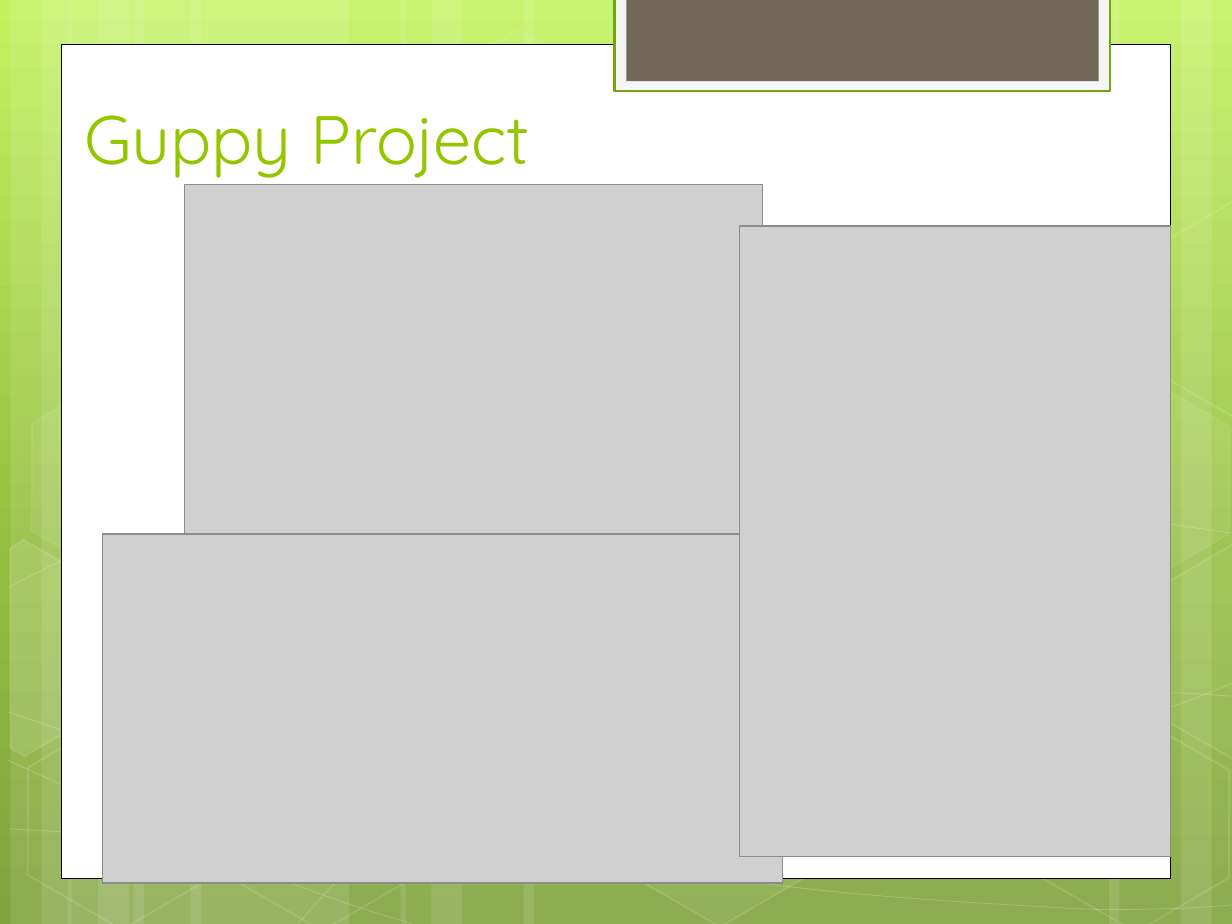
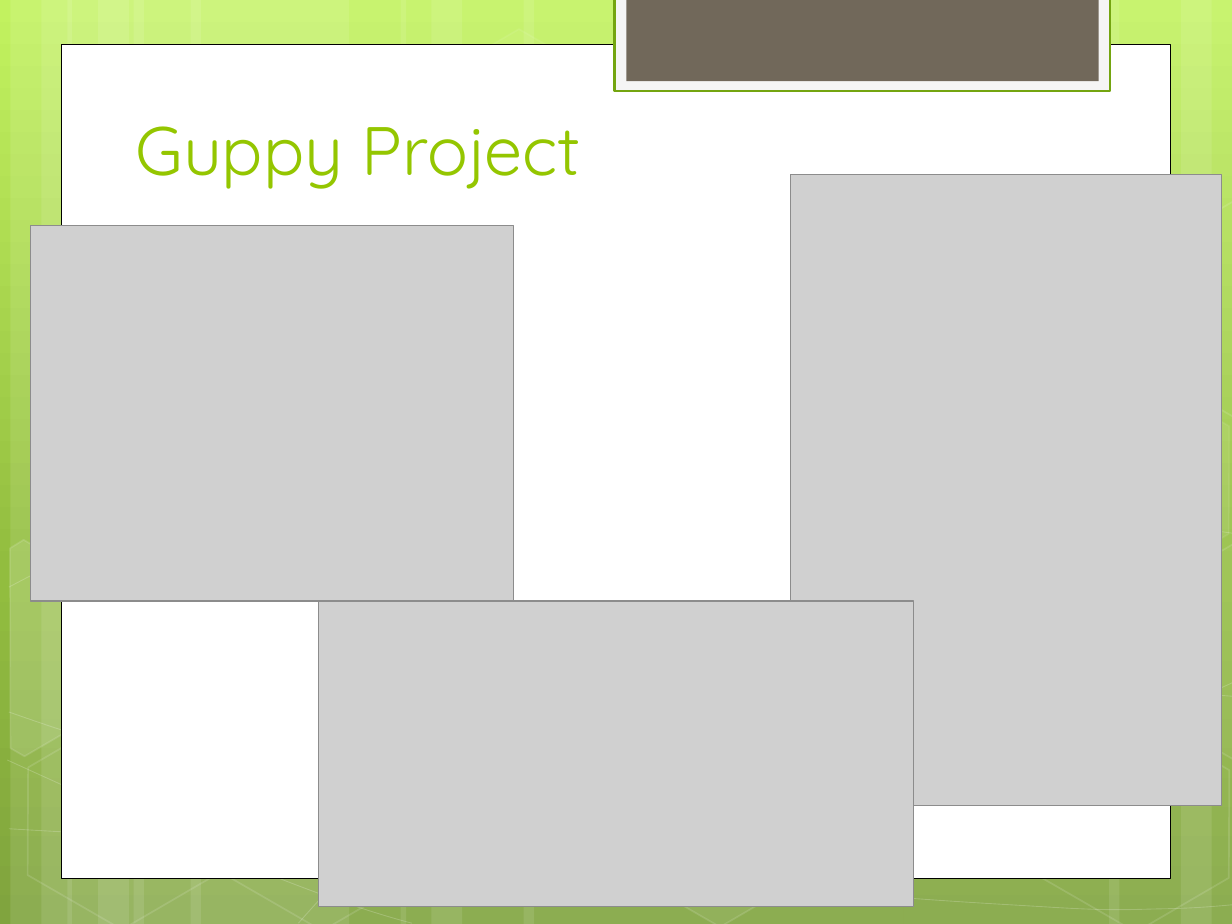
Before and after one commit to zoechao/teaching, a slide deck: slide 6 of maryland-lecture.pptx. Drawn at 1232x924 pixels with LibreOffice and Linux fonts; fonts in the diff are those of the drawing; grey boxes stand for pictures. Boxes give left, top, right and bottom in pixels: in the first picture for what was removed or moved away, otherwise in the second. Text is boxed around its words. In the diff, an @@ line names an element or a change of style, - is before the commit and + after.

Commit message:
small changes

```diff
--- a/maryland-lecture.pptx
+++ b/maryland-lecture.pptx
@@ title "Guppy Project": place and size @@
-title "Guppy Project" at (84,115,529,178)
+title "Guppy Project" at (136,126,581,189)
@@ picture: place and size @@
-picture at (739,225,1170,856)
+picture at (791,175,1222,806)
@@ picture: place and size @@
-picture at (185,185,763,634)
+picture at (31,225,514,601)
@@ hexagon removed at (895,517,1176,787) @@
@@ picture: place and size @@
-picture at (102,533,782,882)
+picture at (318,601,913,907)
```
Also in this commit, not shown: 1 other slide changed.
